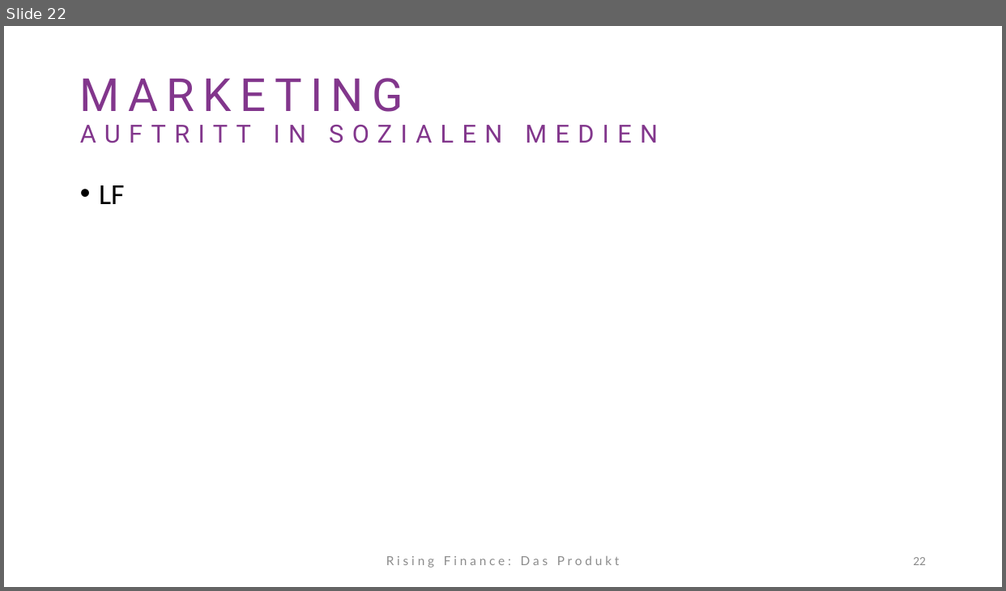
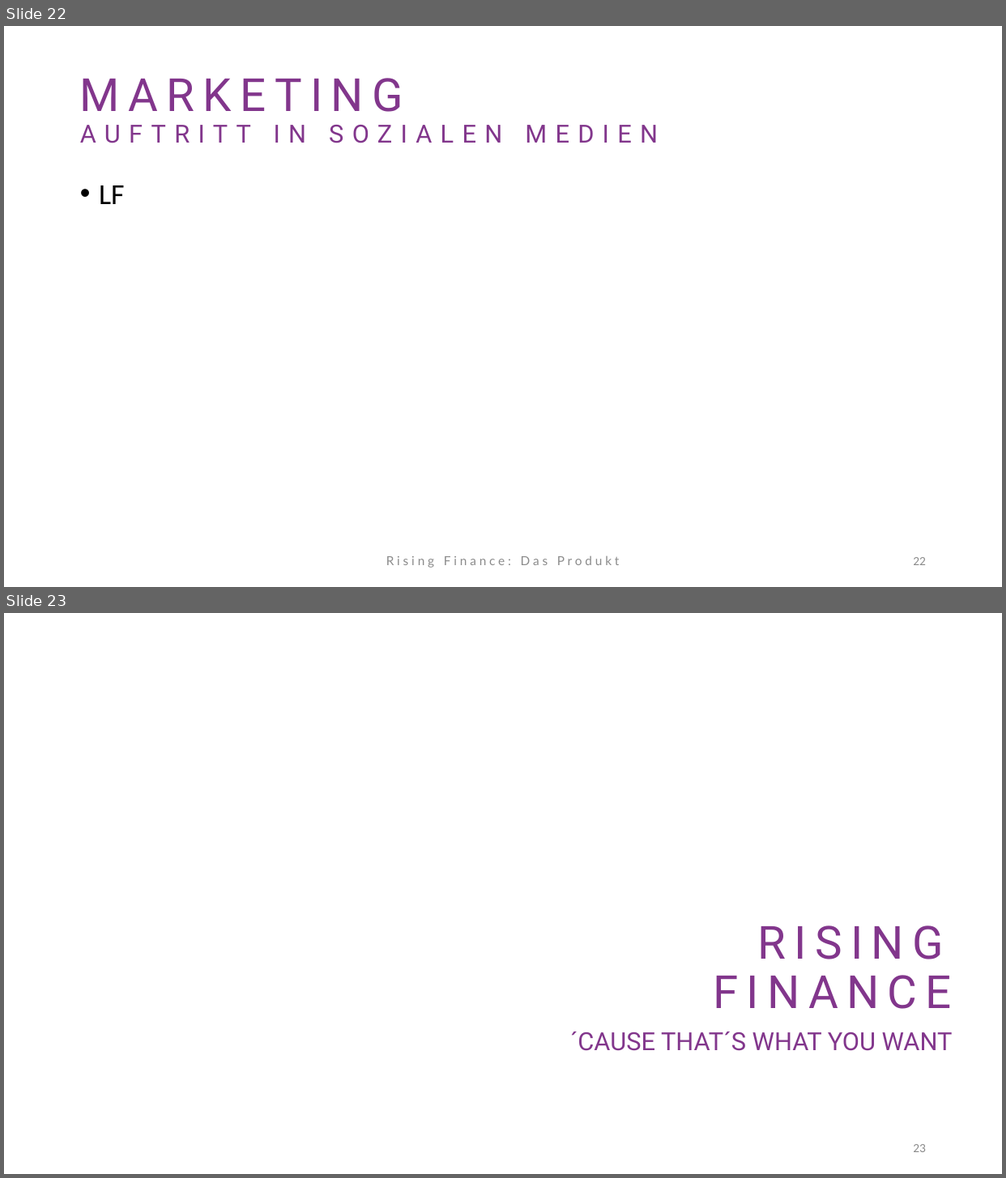
Before and after one commit to LennartFertig/Fallstudie-Rising-Finance, a slide deck: Abschlusspräsentation.pptx. Shown one above the other, each under a label of ours: slide 22 before the commit, slides 22 and 23 after it. The pictures are 1006x591 and 1006x1178 pixels, drawn with LibreOffice and Linux fonts; fonts in the diff are those of the drawing. Boxes give left, top, right and bottom in pixels: in the first picture for what was removed or moved away, otherwise in the second. Text is boxed around its words. In the diff, an @@ line names an element or a change of style, - is before the commit and + after.

```diff
--- a/Abschlusspräsentation.pptx
+++ b/Abschlusspräsentation.pptx
@@ slide 23 added at (4,613,1002,1174), background #FFFFFF @@
@@ text added at (713,926,952,1009), 44 pt, text gradient #82368C to #27348B @@
+RISING
+FINANCE
@@ text added at (570,1032,953,1051), 24 pt, text gradient #82368C to #27348B @@
+´CAUSE THAT´S WHAT YOU WANT
@@ rectangle added at (375,1059,458,1121), fill #FFFFFF, outline #FFFFFF 1 pt @@
@@ rectangle added at (513,1059,595,1122), fill #FFFFFF, outline #FFFFFF 1 pt @@
@@ page number added at (913,1144,926,1152), 12 pt, text #8C8C8C @@
+23
```
Also in this commit, not shown: 7 slides changed.
